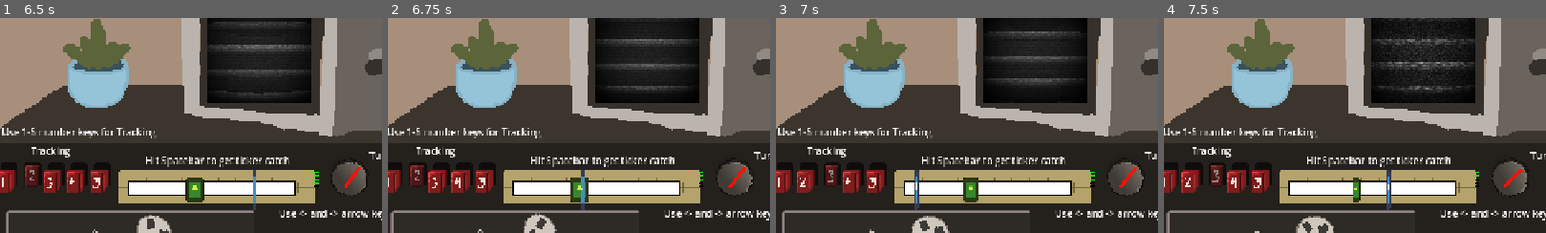
Above: before the commit, frames 1-4 (left to right).
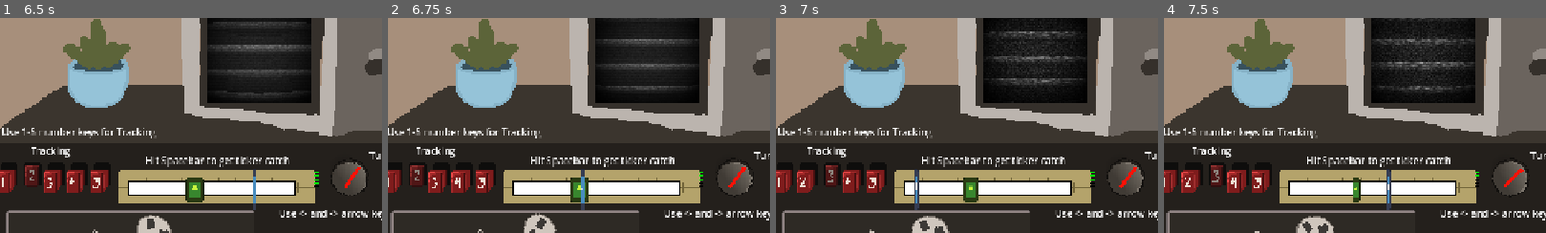
Above: after the commit, the same moments.

Repository: Sleeping-Robot-Games/video-planet
Game: Godot game, scene res://title/title.tscn
The game is run twice, just before and just after one commit, with the same random seed, the same clock (stepped at 60 frames per second) and the same inputs. The engine's default icon, where the game draws it, is replaced by a stand-in: a white triangle on a blue panel in a dark square. Video files are missing from this copy of the repository; at most half a second of black plays in their place.
Inputs (mouse positions are % of the whole screen's width and height, from its top left):
- Up to frame 1 (6.5 s): click "Backroom" at 0.5 s; click "Rewind (Enter)" at 1.25 s; click "Rewind (Enter)" at 2 s; click (39, 66) at 2.75 s; click (43, 66) at 3.5 s; click (46, 66) at 4.25 s; click (49, 66) at 5 s; tap Space (hit) at 5.75 s; hold Right (dial_right) from 5.78 s (still down); tap 1 (1) at 5.85 s; tap 2 (2) at 6.05 s
- Up to frame 2 (6.75 s): tap Space (hit) at 6.5 s; release Right (dial_right) at 6.53 s; hold S (walk_down) from 6.53 s (still down); tap 2 (2) at 6.6 s
- Up to frame 3 (7 s): keep holding S (walk_down); tap 3 (3) at 6.8 s
- Up to frame 4 (7.5 s): tap Space (hit) at 7.25 s; release S (walk_down) at 7.28 s; hold Right (dial_right) from 7.28 s (still down); tap 3 (3) at 7.35 s
The pictures show only the part of the screen within x 38-88%, y 28-78%; the shares and areas given below are measured in that part.

Frames 1-2 are identical in both runs. In frame 3, 0.4% of the frame differs, in the area x 57-80%, y 3-31%; in frame 4, nothing differs.

Commit message:
collision shapes for storefront

Diff:
--- a/backroom/backroom.gd
+++ b/backroom/backroom.gd
@@ -369,8 +369,8 @@
 
 func _on_fix_tape_button_pressed() -> void:
 	var tween = create_tween()
-	tween.tween_property(broken_tape, 'rotation', 0, 1)
-	tween.parallel().tween_property(broken_tape, 'modulate', Color.WHITE, 1)
+	tween.tween_property(broken_tape, 'rotation', 0, 4)
+	tween.parallel().tween_property(broken_tape, 'modulate', Color.WHITE, 4)
 	tween.tween_callback(Callable(self, "start_vhs_rewind_after_fix"))
 
 func set_rewind_noise(value: float = .02) -> void:
--- a/storefront/player/player.gd
+++ b/storefront/player/player.gd
@@ -45,3 +45,14 @@
 		anim_player.play("idle_front")
 	else:
 		anim_player.play("idle_back")
+
+
+
+func _on_back_room_door_area_2d_body_entered(body: Node2D) -> void:
+	if body.name == 'Player':
+		print('Backroom prompt')
+
+
+func _on_back_room_door_area_2d_body_exited(body: Node2D) -> void:
+	if body.name == 'Player':
+		print('Remove Backroom prompt')
--- a/storefront/storefront.tscn
+++ b/storefront/storefront.tscn
@@ -81,6 +81,24 @@
 [sub_resource type="TileSet" id="TileSet_k6kcy"]
 sources/0 = SubResource("TileSetAtlasSource_2pbmh")
 
+[sub_resource type="RectangleShape2D" id="RectangleShape2D_qepj0"]
+size = Vector2(608.25, 28.5)
+
+[sub_resource type="RectangleShape2D" id="RectangleShape2D_ur6w1"]
+size = Vector2(59.0625, 290.875)
+
+[sub_resource type="RectangleShape2D" id="RectangleShape2D_k10vf"]
+size = Vector2(126, 21.5)
+
+[sub_resource type="RectangleShape2D" id="RectangleShape2D_5o5x3"]
+size = Vector2(189, 13)
+
+[sub_resource type="RectangleShape2D" id="RectangleShape2D_dspst"]
+size = Vector2(189, 35)
+
+[sub_resource type="RectangleShape2D" id="RectangleShape2D_fk8fj"]
+size = Vector2(13.75, 41.5)
+
 [node name="Storefront" type="Node2D"]
 y_sort_enabled = true
 scale = Vector2(2, 2)
@@ -88,6 +106,7 @@
 [node name="Floor" type="TileMapLayer" parent="."]
 tile_map_data = PackedByteArray("AAABAAgAAAAEAAEAAAABAAkAAAAEAAIAAAABAAoAAAAEAAEAAAABAAsAAAAEAAIAAAABAAwAAAAEAAEAAAABAA …(10160 unchanged characters)…
 tile_set = SubResource("TileSet_56nh0")
+metadata/_edit_lock_ = true
 
 [node name="Rug" type="Sprite2D" parent="Floor"]
 position = Vector2(137, 190)
@@ -100,10 +119,30 @@
 [node name="Wall" type="TileMapLayer" parent="."]
 tile_map_data = PackedByteArray("AAAAAAEAAAAAAAAAAAABAAEAAAABAAAAAAACAAEAAAACAAAAAAADAAEAAAACAAAAAAAEAAEAAAACAAAAAAAFAA …(10592 unchanged characters)…
 tile_set = SubResource("TileSet_k6kcy")
+metadata/_edit_lock_ = true
 
 [node name="Baseboard" type="TileMapLayer" parent="."]
 tile_map_data = PackedByteArray("AAABAAcAAAABAAQAAAACAAcAAAACAAQAAAADAAcAAAACAAQAAAAEAAcAAAACAAQAAAAFAAcAAAACAAQAAAAGAA …(2128 unchanged characters)…
 tile_set = SubResource("TileSet_56nh0")
+metadata/_edit_lock_ = true
+
+[node name="Walls" type="StaticBody2D" parent="."]
+
+[node name="CollisionShape2D" type="CollisionShape2D" parent="Walls"]
+position = Vector2(318.875, 94.25)
+shape = SubResource("RectangleShape2D_qepj0")
+
+[node name="CollisionShape2D2" type="CollisionShape2D" parent="Walls"]
+position = Vector2(320, 357.5)
+shape = SubResource("RectangleShape2D_qepj0")
+
+[node name="CollisionShape2D3" type="CollisionShape2D" parent="Walls"]
+position = Vector2(-11.03125, 224.5625)
+shape = SubResource("RectangleShape2D_ur6w1")
+
+[node name="CollisionShape2D4" type="CollisionShape2D" parent="Walls"]
+position = Vector2(649, 224)
+shape = SubResource("RectangleShape2D_ur6w1")
 
 [node name="Deco" type="Node2D" parent="."]
 y_sort_enabled = true
@@ -123,55 +162,106 @@
 position = Vector2(444, 96)
 texture = ExtResource("8_dspst")
 
-[node name="Shelflong" type="Sprite2D" parent="Deco"]
+[node name="Doortemp" type="Sprite2D" parent="Deco"]
+y_sort_enabled = true
+position = Vector2(280, 104)
+texture = ExtResource("9_ur6w1")
+
+[node name="Bekindsign" type="Sprite2D" parent="Deco"]
+y_sort_enabled = true
+position = Vector2(280, 56)
+texture = ExtResource("11_22fc6")
+
+[node name="Furniture" type="Node2D" parent="."]
+y_sort_enabled = true
+
+[node name="Shelf1" type="Sprite2D" parent="Furniture"]
+y_sort_enabled = true
+position = Vector2(534, 190.5)
+texture = ExtResource("7_qepj0")
+
+[node name="StaticBody2D" type="StaticBody2D" parent="Furniture/Shelf1"]
+
+[node name="CollisionShape2D" type="CollisionShape2D" parent="Furniture/Shelf1/StaticBody2D"]
+position = Vector2(0, -0.75)
+shape = SubResource("RectangleShape2D_k10vf")
+
+[node name="Shelf2" type="Sprite2D" parent="Furniture"]
+y_sort_enabled = true
+position = Vector2(378, 190.5)
+texture = ExtResource("7_qepj0")
+
+[node name="StaticBody2D2" type="StaticBody2D" parent="Furniture/Shelf2"]
+position = Vector2(0, 0.5)
+
+[node name="CollisionShape2D" type="CollisionShape2D" parent="Furniture/Shelf2/StaticBody2D2"]
+position = Vector2(0, -0.75)
+shape = SubResource("RectangleShape2D_k10vf")
+
+[node name="Shelf3" type="Sprite2D" parent="Furniture"]
+y_sort_enabled = true
+position = Vector2(534, 262.5)
+texture = ExtResource("7_qepj0")
+
+[node name="StaticBody2D3" type="StaticBody2D" parent="Furniture/Shelf3"]
+position = Vector2(-156, 0.5)
+
+[node name="CollisionShape2D" type="CollisionShape2D" parent="Furniture/Shelf3/StaticBody2D3"]
+position = Vector2(0, -0.75)
+shape = SubResource("RectangleShape2D_k10vf")
+
+[node name="Shelf4" type="Sprite2D" parent="Furniture"]
+y_sort_enabled = true
+position = Vector2(378, 262.5)
+texture = ExtResource("7_qepj0")
+
+[node name="StaticBody2D4" type="StaticBody2D" parent="Furniture/Shelf4"]
+position = Vector2(156, 0)
+
+[node name="CollisionShape2D" type="CollisionShape2D" parent="Furniture/Shelf4/StaticBody2D4"]
+position = Vector2(0, -0.75)
+shape = SubResource("RectangleShape2D_k10vf")
+
+[node name="Counter" type="Sprite2D" parent="Furniture"]
+y_sort_enabled = true
+position = Vector2(136, 168)
+texture = ExtResource("10_fk8fj")
+
+[node name="StaticBody2D5" type="StaticBody2D" parent="Furniture/Counter"]
+position = Vector2(-31.5, 0)
+
+[node name="CollisionShape2D" type="CollisionShape2D" parent="Furniture/Counter/StaticBody2D5"]
+position = Vector2(31.5, -0.5)
+shape = SubResource("RectangleShape2D_5o5x3")
+
+[node name="Shelflong" type="Sprite2D" parent="Furniture"]
 position = Vector2(140, 112)
 texture = ExtResource("15_k10vf")
 
-[node name="Doortemp" type="Sprite2D" parent="Deco"]
-y_sort_enabled = true
-position = Vector2(280, 104)
-texture = ExtResource("9_ur6w1")
-
-[node name="Bekindsign" type="Sprite2D" parent="Deco"]
-y_sort_enabled = true
-position = Vector2(280, 56)
-texture = ExtResource("11_22fc6")
-
-[node name="Furniture" type="Node2D" parent="."]
-y_sort_enabled = true
-
-[node name="Shelf1" type="Sprite2D" parent="Furniture"]
-y_sort_enabled = true
-position = Vector2(534, 190.5)
-texture = ExtResource("7_qepj0")
-
-[node name="Shelf2" type="Sprite2D" parent="Furniture"]
-y_sort_enabled = true
-position = Vector2(378, 190.5)
-texture = ExtResource("7_qepj0")
-
-[node name="Shelf3" type="Sprite2D" parent="Furniture"]
-y_sort_enabled = true
-position = Vector2(534, 262.5)
-texture = ExtResource("7_qepj0")
-
-[node name="Shelf4" type="Sprite2D" parent="Furniture"]
-y_sort_enabled = true
-position = Vector2(378, 262.5)
-texture = ExtResource("7_qepj0")
-
-[node name="Counter" type="Sprite2D" parent="Furniture"]
-y_sort_enabled = true
-position = Vector2(136, 168)
-texture = ExtResource("10_fk8fj")
+[node name="StaticBody2D6" type="StaticBody2D" parent="Furniture/Shelflong"]
+position = Vector2(-31, -17.5)
+
+[node name="CollisionShape2D" type="CollisionShape2D" parent="Furniture/Shelflong/StaticBody2D6"]
+position = Vector2(31.5, 10.5)
+shape = SubResource("RectangleShape2D_dspst")
+
+[node name="Backroomdoor" type="Sprite2D" parent="."]
+position = Vector2(48, 134)
+texture = ExtResource("13_kcm8m")
+
+[node name="BackRoomDoorArea2D" type="Area2D" parent="Backroomdoor"]
+
+[node name="CollisionShape2D" type="CollisionShape2D" parent="Backroomdoor/BackRoomDoorArea2D"]
+position = Vector2(-21.875, 3)
+shape = SubResource("RectangleShape2D_fk8fj")
 
 [node name="Backroomdoorframe" type="Sprite2D" parent="."]
 position = Vector2(48, 134)
 texture = ExtResource("12_74fhw")
 
-[node name="Backroomdoor" type="Sprite2D" parent="Backroomdoorframe"]
-texture = ExtResource("13_kcm8m")
-
 [node name="Player" parent="." instance=ExtResource("14_s766h")]
 y_sort_enabled = true
-position = Vector2(275, 162.5)
+position = Vector2(271.5, 149)
+
+[connection signal="body_entered" from="Backroomdoor/BackRoomDoorArea2D" to="Player" method="_on_back_room_door_area_2d_body_entered"]
+[connection signal="body_exited" from="Backroomdoor/BackRoomDoorArea2D" to="Player" method="_on_back_room_door_area_2d_body_exited"]
Not shown: 1 places in storefront/storefront.tscn that only renumber resources
